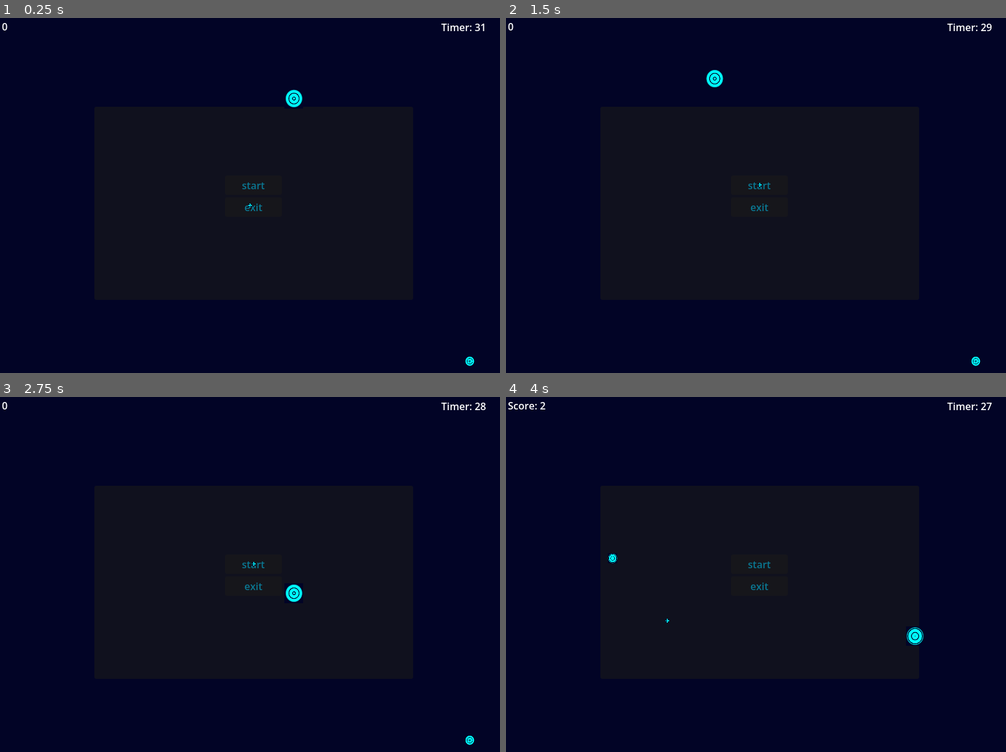
Above: before the commit, frames 1-4 (two rows, left to right).
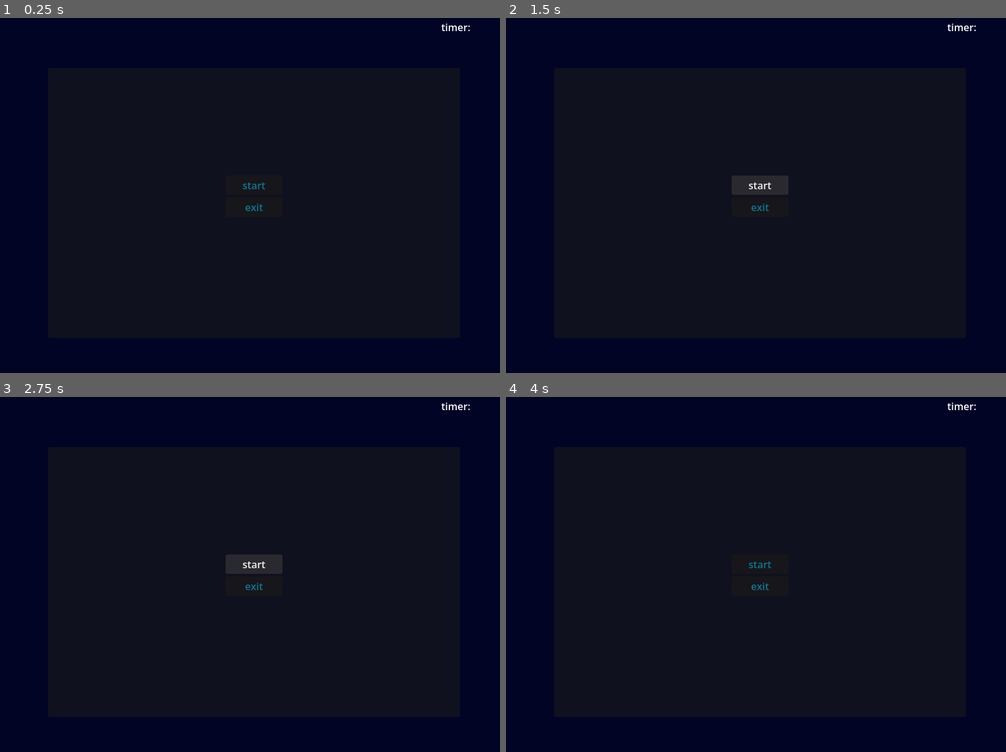
Above: after the commit, the same moments.

Repository: beki-github/speed-click
Game: Godot game, scene res://scenes/game.tscn
Two runs of this game, one before a commit and one after it. Both use one fixed random seed, a clock stepped at 60 frames per second and the inputs below.
Inputs (mouse positions are in pixels of both pictures, inside the frame that each line leads up to):
- Up to frame 1 (0.25 s): no input
- Up to frame 2 (1.5 s): click "start" at 0.5 s; click "start" at 1.25 s
- Up to frame 3 (2.75 s): click "start" at 2 s
- Up to frame 4 (4 s): move the mouse to (976, 741) at 2.77 s; move the mouse to (666, 620) at 3.52 s

The runs differ from the first frame. In frame 1, 0.4% of the frame differs, in the area x 0-97%, y 1-99%; in frame 2, 0.4%; in frame 3, 0.4%; in frame 4, 0.4%, in the area x 0-98%, y 1-70%.

Commit message:
a basic iteration of start menu with event listener

Diff:
--- a/scenes/game.tscn
+++ b/scenes/game.tscn
@@ -2,7 +2,6 @@
 
 [ext_resource type="Script" uid="uid://bqxpc045y286c" path="res://scripts/game.gd" id="1_yqjtg"]
 [ext_resource type="Shader" uid="uid://c3sskalw6a0ys" path="res://shaders/game.gdshader" id="2_yqjtg"]
-[ext_resource type="PackedScene" uid="uid://dviuxbkuay6r8" path="res://scenes/start_menu.tscn" id="4_iywne"]
 [ext_resource type="PackedScene" uid="uid://dlfk5rc07fj20" path="res://scenes/walls.tscn" id="4_lbhrr"]
 
 [sub_resource type="ShaderMaterial" id="ShaderMaterial_lnu2h"]
@@ -42,6 +41,4 @@
 [node name="walls" parent="." unique_id=1904335899 instance=ExtResource("4_lbhrr")]
 position = Vector2(-404, -298)
 
-[node name="Panel" parent="." unique_id=649730285 instance=ExtResource("4_iywne")]
-
 [connection signal="timeout" from="Timer" to="." method="_on_timer_timeout"]
--- a/scenes/start_menu.tscn
+++ b/scenes/start_menu.tscn
@@ -1,4 +1,6 @@
 [gd_scene format=3 uid="uid://dviuxbkuay6r8"]
+
+[ext_resource type="Script" uid="uid://cf6mh33jralwb" path="res://scripts/start_menu.gd" id="1_ouf4f"]
 
 [node name="Panel" type="Panel" unique_id=649730285]
 anchors_preset = 8
@@ -6,12 +8,13 @@
 anchor_top = 0.5
 anchor_right = 0.5
 anchor_bottom = 0.5
-offset_left = -255.0
-offset_top = -154.5
-offset_right = 255.0
-offset_bottom = 154.5
+offset_left = -329.5
+offset_top = -216.0
+offset_right = 329.5
+offset_bottom = 216.0
 grow_horizontal = 2
 grow_vertical = 2
+script = ExtResource("1_ouf4f")
 
 [node name="VBoxContainer" type="VBoxContainer" parent="." unique_id=676129784]
 layout_mode = 1
@@ -27,12 +30,12 @@
 grow_horizontal = 2
 grow_vertical = 2
 
-[node name="Button" type="Button" parent="VBoxContainer" unique_id=252608233]
+[node name="start" type="Button" parent="VBoxContainer" unique_id=252608233]
 layout_mode = 2
 theme_override_colors/font_color = Color(0.039215688, 0.46666667, 0.57254905, 1)
 text = "start"
 
-[node name="Button2" type="Button" parent="VBoxContainer" unique_id=1495720439]
+[node name="exit" type="Button" parent="VBoxContainer" unique_id=1495720439]
 layout_mode = 2
 theme_override_colors/font_color = Color(0.039215688, 0.46666667, 0.57254905, 1)
 text = "exit"
--- a/scripts/game.gd
+++ b/scripts/game.gd
@@ -4,10 +4,11 @@
 var ball_node=preload("res://scenes/ball.tscn")
 var game_over = preload("res://scenes/GameOver.tscn")
 var tail_node=preload("res://scenes/tail.tscn")
+var start_menu=preload("res://scenes/start_menu.tscn")
 var rng=RandomNumberGenerator.new()
 var score = 0
 var startTime = 20
-var game_running:=true
+var game_running:=false
 
 var tail_array=[]
 var tail_num:=10
@@ -63,19 +64,21 @@
 
 
 func _ready() -> void:
-	start_Game()
+	var start_menu_child=start_menu.instantiate()
+	add_child(start_menu_child)
 
 func _physics_process(delta: float) -> void:
-	get_node("/root/Game/Camera2D/Timer").text = "Timer: "+str(int($Timer.time_left))
-	var mouse_pos=get_global_mouse_position()
-	if !tail_array.is_empty():
-		for index in range(0,tail_array.size()):
-			if index==0:
-				tail_array[index].global_position=tail_array[index].global_position.lerp(mouse_pos,1)
-			else:
-				tail_array[index].global_position=tail_array[index].global_position.lerp(tail_array[index-1].global_position,0.5)
-	else:
-		print("the tail is fucked up")
+	if game_running:
+		get_node("/root/Game/Camera2D/Timer").text = "Timer: "+str(int($Timer.time_left))
+		var mouse_pos=get_global_mouse_position()
+		if !tail_array.is_empty():
+			for index in range(0,tail_array.size()):
+				if index==0:
+					tail_array[index].global_position=tail_array[index].global_position.lerp(mouse_pos,1)
+				else:
+					tail_array[index].global_position=tail_array[index].global_position.lerp(tail_array[index-1].global_position,0.5)
+		else:
+			print("the tail is fucked up")
 
 func on_ball_cleared():
 	freeze_time(0.25)
--- /dev/null
+++ b/scripts/start_menu.gd
@@ -0,0 +1,16 @@
+extends Panel
+
+@onready var vBox =$VBoxContainer
+
+func _ready() -> void:
+	for button in vBox.get_children():
+		button.pressed.connect(_on_button_presses.bind(button.name))
+
+
+func _on_button_presses(button_name:String):
+	match button_name:
+		"start":
+			print("start button pressed")
+		"exit":
+			get_tree().quit()
+# Called every frame. 'delta' is the elapsed time since the previous frame.
Not shown, added: scripts/start_menu.gd.uid
